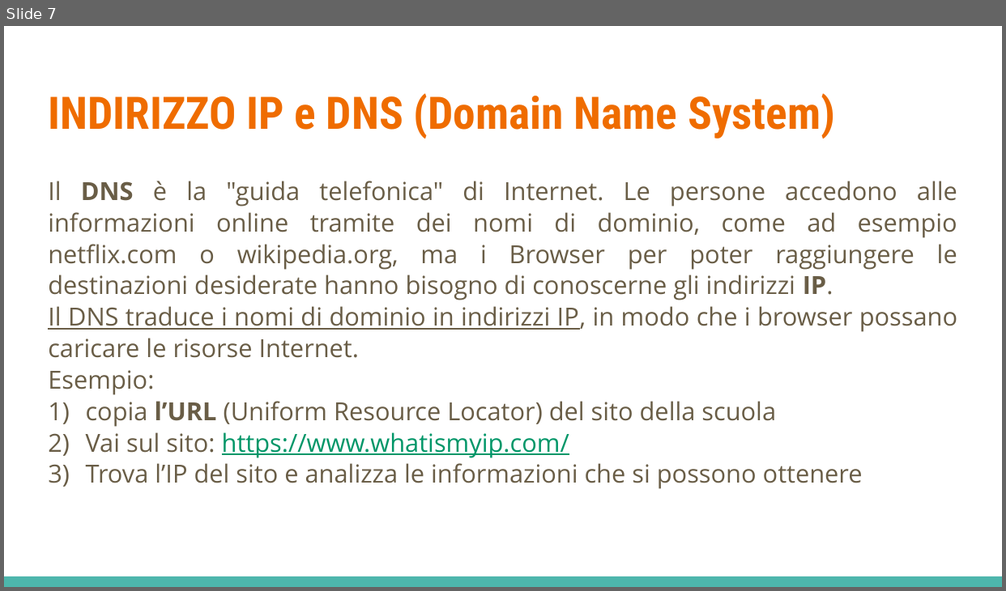
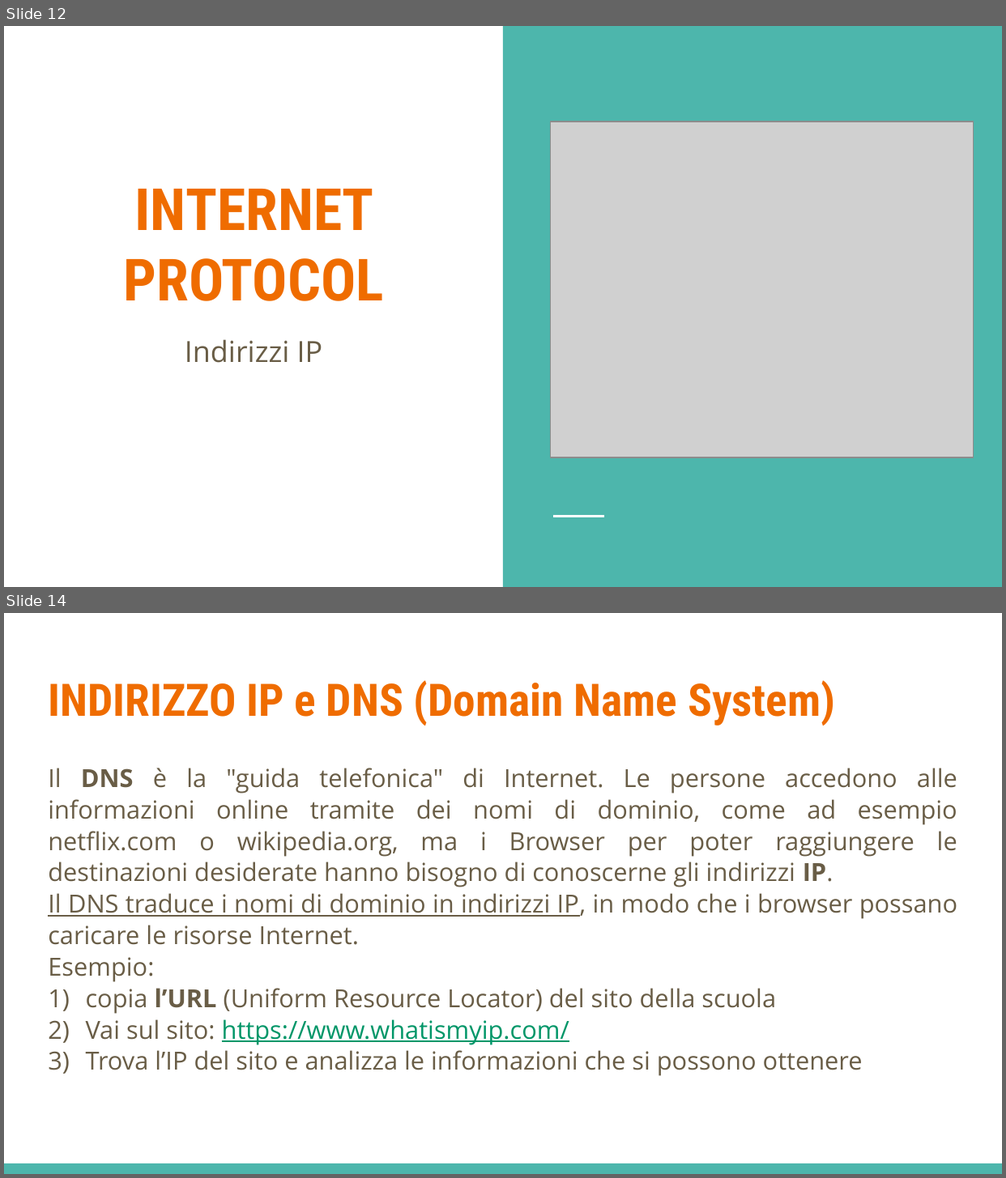
Before and after one commit to LeleCazza/LeleCazza.github.io, a slide deck: reti_informatiche/materiale/lezione_1_reti_introduzione.pptx. Shown one above the other, each under a label of ours: slide 7 before the commit, slides 12 and 14 after it; the slides between them are not shown. The pictures are 1006x591 and 1006x1178 pixels, drawn with LibreOffice and Linux fonts; fonts in the diff are those of the drawing; grey boxes stand for pictures. Boxes give left, top, right and bottom in pixels: in the first picture for what was removed or moved away, otherwise in the second. Text is boxed around its words. In the diff, an @@ line names an element or a change of style, - is before the commit and + after.

```diff
--- a/reti_informatiche/materiale/lezione_1_reti_introduzione.pptx
+++ b/reti_informatiche/materiale/lezione_1_reti_introduzione.pptx
@@ slide 12 added at (x1=4, y1=26, x2=1002, y2=587), background #FFFFFF @@
@@ rectangle added at (x1=503, y1=26, x2=1002, y2=587), fill #4DB6AC @@
@@ picture added at (x1=551, y1=122, x2=973, y2=458) @@
@@ title added at (x1=124, y1=189, x2=384, y2=301), 42 pt, text #EF6C00, bold @@
+INTERNET PROTOCOL
@@ subtitle added at (x1=185, y1=339, x2=323, y2=363), 21 pt, text #695D46 @@
+Indirizzi IP
@@ line added from (553, 517) to (603, 517), #FFFFFF 1.5 pt @@
@@ what was slide 7 is now slide 14 @@
```
Also in this commit, not shown: 6 slides changed, 7 other slides added, 2 slides removed, 1 other file.
